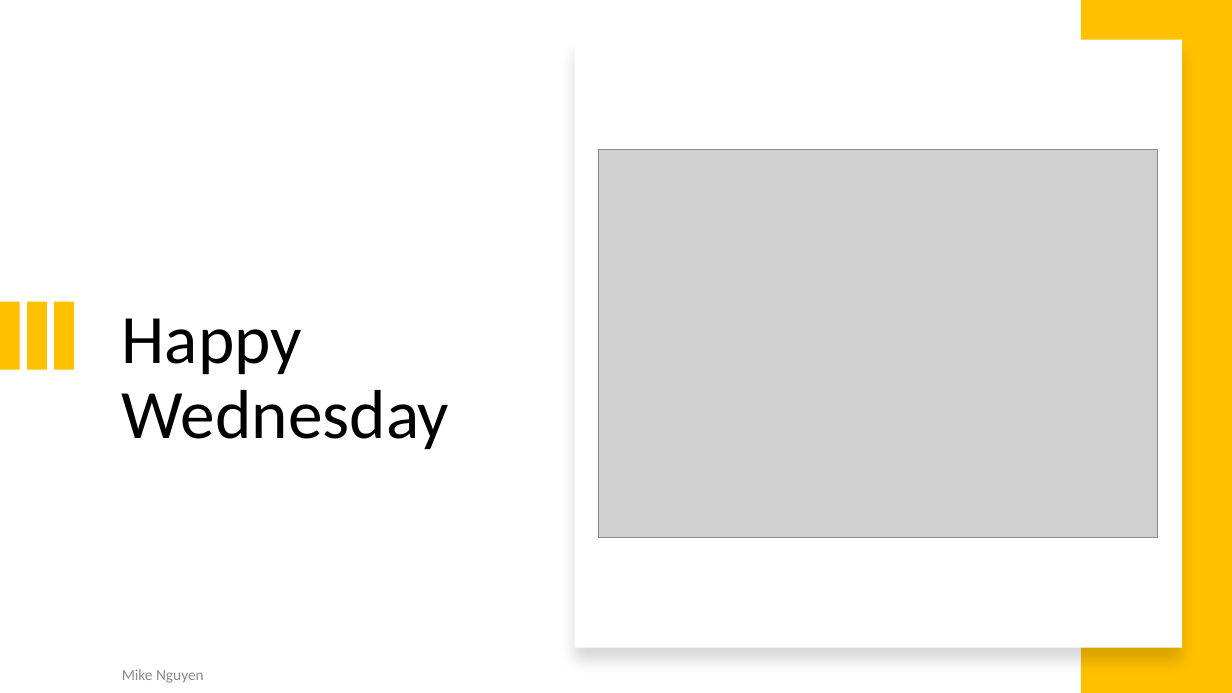
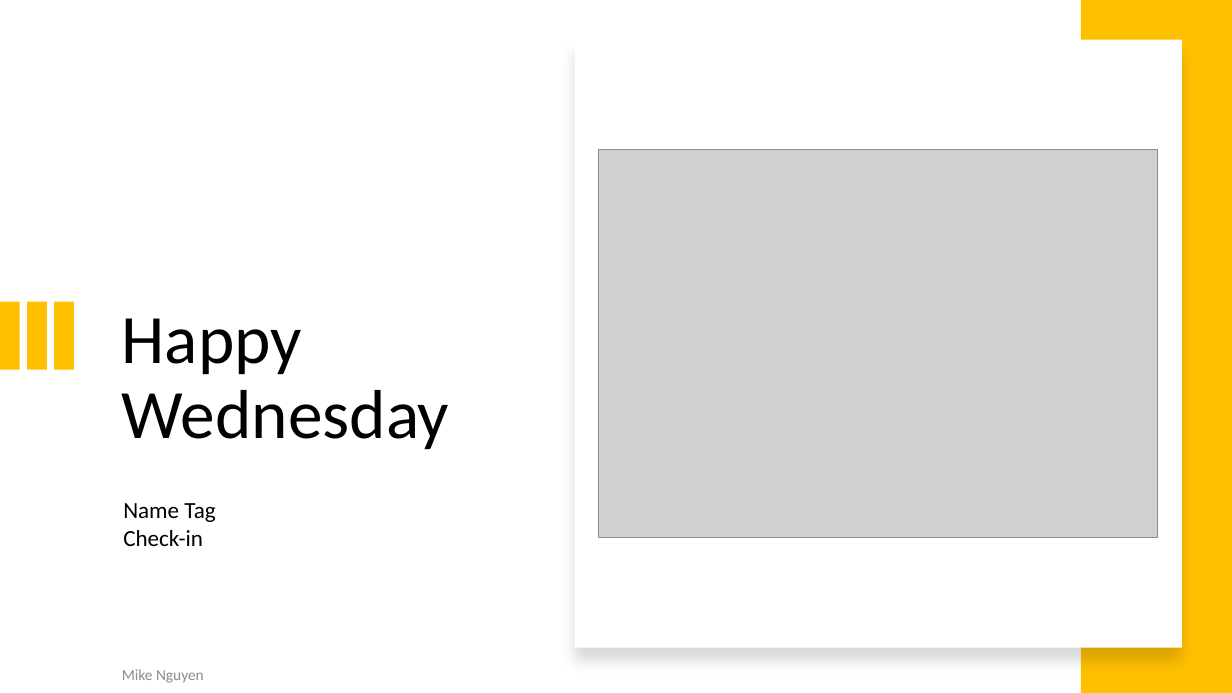
Before and after one commit to mikenguyen13/mar4050_S22, a slide deck: slide 1 of lectures/4/1_External Secondary Data_Causal Research.pptx. Drawn at 1232x693 pixels with LibreOffice and Linux fonts; fonts in the diff are those of the drawing; grey boxes stand for pictures. Boxes give left, top, right and bottom in pixels: in the first picture for what was removed or moved away, otherwise in the second. Text is boxed around its words. In the diff, an @@ line names an element or a change of style, - is before the commit and + after.

```diff
--- a/lectures/4/1_External Secondary Data_Causal Research.pptx
+++ b/lectures/4/1_External Secondary Data_Causal Research.pptx
@@ text added at (x1=123, y1=503, x2=215, y2=546), 18 pt, text #000000 @@
+Name Tag
+Check-in
```
Also in this commit, not shown: 5 other slides changed, 1 slide removed.
